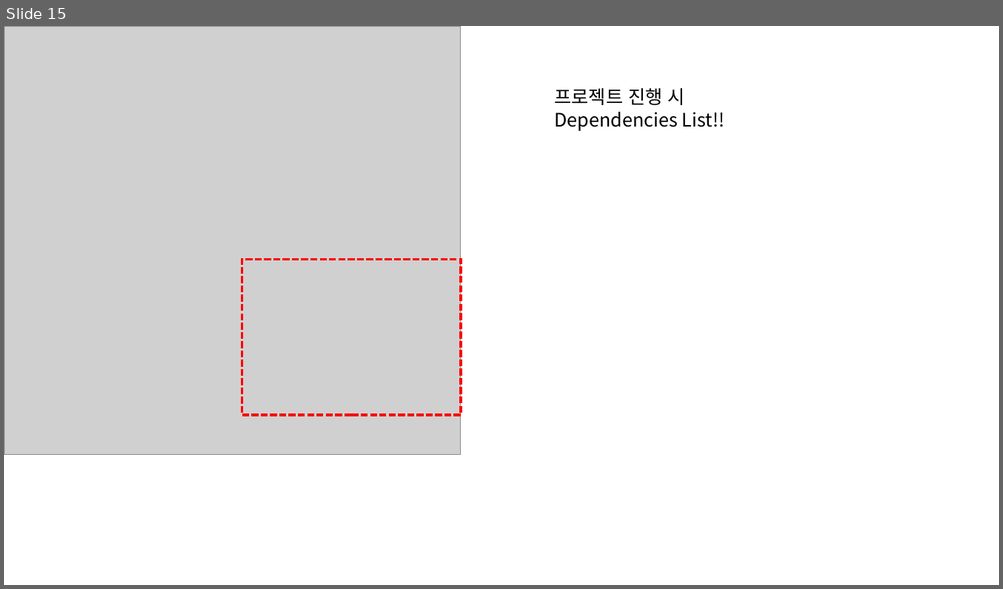
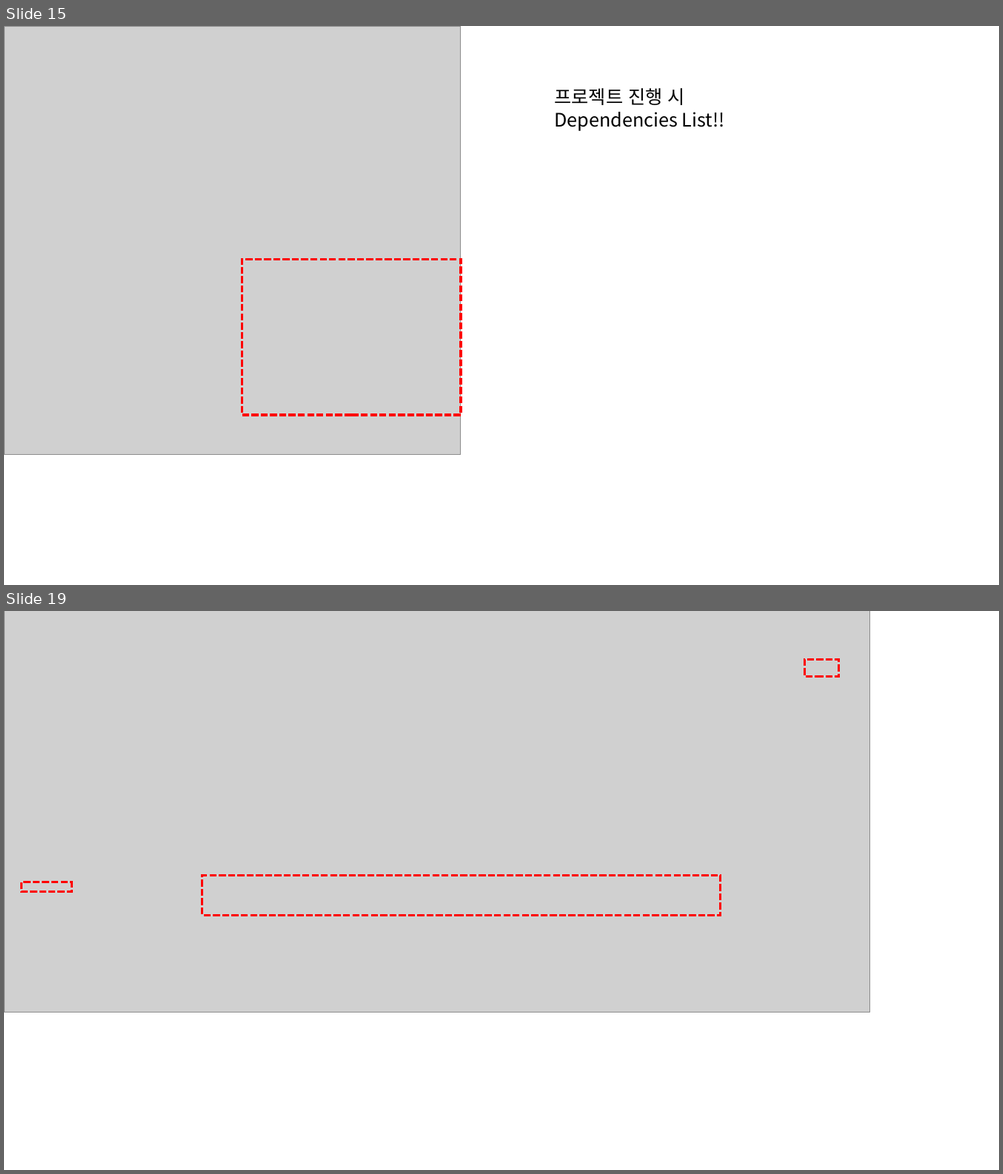
Before and after one commit to trafalgalow32-bot/JavaClass, a slide deck: ClassMaterial/Intelli J.pptx. Shown one above the other, each under a label of ours: slide 15 before the commit, slides 15 and 19 after it; the slides between them are not shown. The pictures are 1003x589 and 1003x1174 pixels, drawn with LibreOffice and Linux fonts; fonts in the diff are those of the drawing; grey boxes stand for pictures. Boxes give left, top, right and bottom in pixels: in the first picture for what was removed or moved away, otherwise in the second. Text is boxed around its words. In the diff, an @@ line names an element or a change of style, - is before the commit and + after.

```diff
--- a/ClassMaterial/Intelli J.pptx
+++ b/ClassMaterial/Intelli J.pptx
@@ slide 19 added at <box>4,611,999,1170</box>, background #FFFFFF @@
@@ picture added at <box>4,611,871,1012</box> @@
@@ rectangle added at <box>805,660,839,677</box>, outline #FF0000 2.25 pt dashed @@
@@ rectangle added at <box>202,876,720,916</box>, outline #FF0000 2.25 pt dashed @@
@@ rectangle added at <box>21,883,72,892</box>, outline #FF0000 2.25 pt dashed @@
```
Also in this commit, not shown: 4 other slides added, 1 other file.
